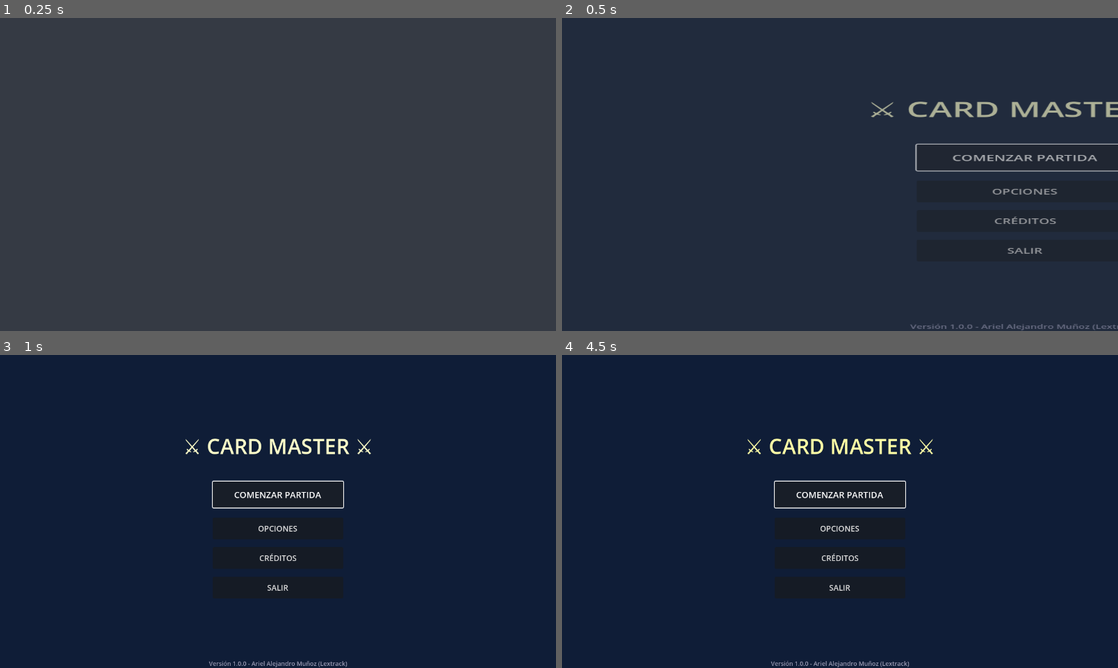
Above: before the commit, frames 1-4 (two rows, left to right).
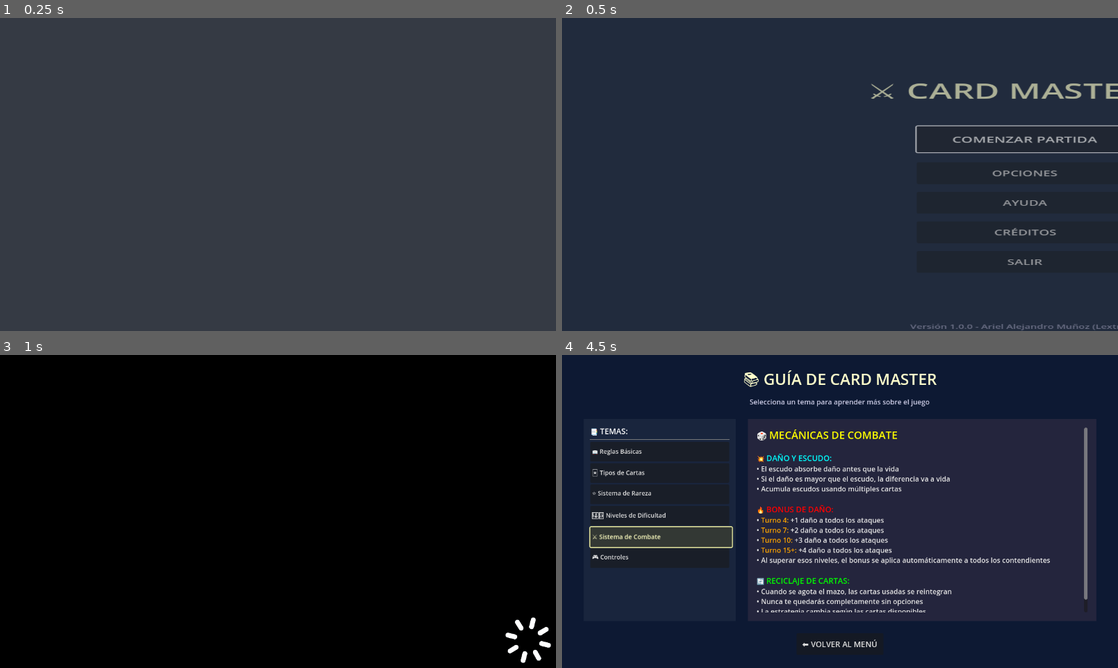
Above: after the commit, the same moments.

Repository: lextrack/Cards
Game: Godot game, scene res://scenes/MainMenu.tscn
The game is run twice, just before and just after one commit, with the same random seed, the same clock (stepped at 60 frames per second) and the same inputs.
Inputs (mouse positions are in pixels of both pictures, inside the frame that each line leads up to):
- Up to frame 1 (0.25 s): no input
- Up to frame 2 (0.5 s): no input
- Up to frame 3 (1 s): click (461, 539) at 0.5 s, where only the run after the commit has a clickable "AYUDA"
- Up to frame 4 (4.5 s): click (662, 452) at 1.25 s, where only the run after the commit has a clickable "📖 Reglas Básicas"; click (662, 473) at 2 s, where only the run after the commit has a clickable "🃏 Tipos de Cartas"; click (662, 495) at 2.75 s, where only the run after the commit has a clickable "⭐ Sistema de Rareza"; click (662, 514) at 3.5 s, where only the run after the commit has a clickable "🎚️ Niveles de Dificultad"; click (662, 536) at 4.25 s, where only the run after the commit has a clickable "⚔️ Sistema de Combate"

Frame 1 is identical in both runs. In frame 2, 3.7% of the frame differs, in the area x 55-100%, y 20-79%; in frame 3, 100%, in the area x 0-100%, y 0-100%; in frame 4, 9.4%.

Commit message:
New helpmenu scene

Diff:
--- /dev/null
+++ b/scenes/HelpMenu.tscn
@@ -0,0 +1,175 @@
+[gd_scene load_steps=2 format=3 uid="uid://c1ejnsrjlokjm"]
+
+[ext_resource type="Script" uid="uid://cxiev32ucvdht" path="res://scripts/HelpMenu.gd" id="1_6vayk"]
+
+[node name="HelpMenu" type="Control"]
+layout_mode = 3
+anchors_preset = 15
+anchor_right = 1.0
+anchor_bottom = 1.0
+grow_horizontal = 2
+grow_vertical = 2
+script = ExtResource("1_6vayk")
+
+[node name="BackgroundLayer" type="Control" parent="."]
+layout_mode = 1
+anchors_preset = 15
+anchor_right = 1.0
+anchor_bottom = 1.0
+grow_horizontal = 2
+grow_vertical = 2
+mouse_filter = 2
+
+[node name="BackgroundGradient" type="ColorRect" parent="BackgroundLayer"]
+layout_mode = 1
+anchors_preset = 15
+anchor_right = 1.0
+anchor_bottom = 1.0
+grow_horizontal = 2
+grow_vertical = 2
+mouse_filter = 2
+color = Color(0.05, 0.1, 0.2, 1)
+
+[node name="MainContainer" type="VBoxContainer" parent="."]
+layout_mode = 1
+anchors_preset = 15
+anchor_right = 1.0
+anchor_bottom = 1.0
+offset_left = 50.0
+offset_top = 30.0
+offset_right = -50.0
+offset_bottom = -30.0
+grow_horizontal = 2
+grow_vertical = 2
+
+[node name="HeaderContainer" type="VBoxContainer" parent="MainContainer"]
+layout_mode = 2
+size_flags_vertical = 0
+alignment = 1
+
+[node name="Title" type="Label" parent="MainContainer/HeaderContainer"]
+layout_mode = 2
+theme_override_colors/font_color = Color(1, 1, 0.8, 1)
+theme_override_font_sizes/font_size = 36
+text = "📚 GUÍA DE CARD MASTER"
+horizontal_alignment = 1
+
+[node name="Subtitle" type="Label" parent="MainContainer/HeaderContainer"]
+layout_mode = 2
+theme_override_colors/font_color = Color(0.8, 0.8, 0.9, 1)
+theme_override_font_sizes/font_size = 16
+text = "Selecciona un tema para aprender más sobre el juego"
+horizontal_alignment = 1
+
+[node name="Spacer1" type="Control" parent="MainContainer"]
+custom_minimum_size = Vector2(0, 20)
+layout_mode = 2
+
+[node name="ContentContainer" type="HBoxContainer" parent="MainContainer"]
+layout_mode = 2
+size_flags_vertical = 3
+
+[node name="TopicsPanel" type="Panel" parent="MainContainer/ContentContainer"]
+custom_minimum_size = Vector2(350, 0)
+layout_mode = 2
+size_flags_horizontal = 0
+size_flags_vertical = 3
+
+[node name="TopicsPanelBG" type="ColorRect" parent="MainContainer/ContentContainer/TopicsPanel"]
+layout_mode = 1
+anchors_preset = 15
+anchor_right = 1.0
+anchor_bottom = 1.0
+grow_horizontal = 2
+grow_vertical = 2
+color = Color(0.1, 0.15, 0.25, 0.9)
+
+[node name="TopicsContainer" type="VBoxContainer" parent="MainContainer/ContentContainer/TopicsPanel"]
+layout_mode = 1
+anchors_preset = 15
+anchor_right = 1.0
+anchor_bottom = 1.0
+offset_left = 15.0
+offset_top = 15.0
+offset_right = -15.0
+offset_bottom = -15.0
+grow_horizontal = 2
+grow_vertical = 2
+
+[node name="TopicsTitle" type="Label" parent="MainContainer/ContentContainer/TopicsPanel/TopicsContainer"]
+layout_mode = 2
+theme_override_colors/font_color = Color(1, 1, 1, 1)
+theme_override_font_sizes/font_size = 18
+text = "📑 TEMAS:"
+
+[node name="TopicsSeparator" type="HSeparator" parent="MainContainer/ContentContainer/TopicsPanel/TopicsContainer"]
+layout_mode = 2
+
+[node name="TopicsButtonsContainer" type="VBoxContainer" parent="MainContainer/ContentContainer/TopicsPanel/TopicsContainer"]
+layout_mode = 2
+size_flags_vertical = 3
+
+[node name="Spacer2" type="Control" parent="MainContainer/ContentContainer"]
+custom_minimum_size = Vector2(20, 0)
+layout_mode = 2
+
+[node name="ContentPanel" type="Panel" parent="MainContainer/ContentContainer"]
+layout_mode = 2
+size_flags_horizontal = 3
+size_flags_vertical = 3
+
+[node name="ContentPanelBG" type="ColorRect" parent="MainContainer/ContentContainer/ContentPanel"]
+layout_mode = 1
+anchors_preset = 15
+anchor_right = 1.0
+anchor_bottom = 1.0
+grow_horizontal = 2
+grow_vertical = 2
+color = Color(0.15, 0.15, 0.25, 0.9)
+
+[node name="ContentScrollContainer" type="ScrollContainer" parent="MainContainer/ContentContainer/ContentPanel"]
+layout_mode = 1
+anchors_preset = 15
+anchor_right = 1.0
+anchor_bottom = 1.0
+offset_left = 20.0
+offset_top = 20.0
+offset_right = -20.0
+offset_bottom = -20.0
+grow_horizontal = 2
+grow_vertical = 2
+
+[node name="ContentLabel" type="RichTextLabel" parent="MainContainer/ContentContainer/ContentPanel/ContentScrollContainer"]
+layout_mode = 2
+size_flags_horizontal = 3
+size_flags_vertical = 3
+theme_override_colors/default_color = Color(0.9, 0.9, 0.9, 1)
+theme_override_font_sizes/normal_font_size = 16
+bbcode_enabled = true
+text = "Selecciona un tema de la izquierda para ver su contenido aquí.
+
+Este es el sistema de ayuda interactivo de Card Master. Aquí encontrarás toda la información que necesitas para dominar el juego."
+fit_content = true
+
+[node name="Spacer3" type="Control" parent="MainContainer"]
+custom_minimum_size = Vector2(0, 20)
+layout_mode = 2
+
+[node name="ButtonsContainer" type="HBoxContainer" parent="MainContainer"]
+layout_mode = 2
+size_flags_vertical = 0
+alignment = 1
+
+[node name="BackButton" type="Button" parent="MainContainer/ButtonsContainer"]
+custom_minimum_size = Vector2(200, 50)
+layout_mode = 2
+theme_override_font_sizes/font_size = 18
+text = "⬅️ VOLVER AL MENÚ"
+
+[node name="AudioManager" type="Node" parent="."]
+
+[node name="UIPlayer" type="AudioStreamPlayer" parent="AudioManager"]
+volume_db = -5.0
+
+[node name="HoverPlayer" type="AudioStreamPlayer" parent="AudioManager"]
+volume_db = -12.0
--- a/scenes/MainMenu.tscn
+++ b/scenes/MainMenu.tscn
@@ -98,6 +98,17 @@
 custom_minimum_size = Vector2(0, 10)
 layout_mode = 2
 
+[node name="HelpButton" type="Button" parent="MenuContainer/ButtonsContainer"]
+custom_minimum_size = Vector2(300, 50)
+layout_mode = 2
+size_flags_horizontal = 4
+theme_override_font_sizes/font_size = 18
+text = "AYUDA"
+
+[node name="Spacer4" type="Control" parent="MenuContainer/ButtonsContainer"]
+custom_minimum_size = Vector2(0, 10)
+layout_mode = 2
+
 [node name="CreditsButton" type="Button" parent="MenuContainer/ButtonsContainer"]
 custom_minimum_size = Vector2(300, 50)
 layout_mode = 2
@@ -105,7 +116,7 @@
 theme_override_font_sizes/font_size = 18
 text = "CRÉDITOS"
 
-[node name="Spacer4" type="Control" parent="MenuContainer/ButtonsContainer"]
+[node name="Spacer5" type="Control" parent="MenuContainer/ButtonsContainer"]
 custom_minimum_size = Vector2(0, 10)
 layout_mode = 2
 
--- /dev/null
+++ b/scripts/HelpMenu.gd
@@ -0,0 +1,246 @@
+extends Control
+
+@onready var topics_buttons_container = $MainContainer/ContentContainer/TopicsPanel/TopicsContainer/TopicsButtonsContainer
+@onready var content_label = $MainContainer/ContentContainer/ContentPanel/ContentScrollContainer/ContentLabel
+@onready var back_button = $MainContainer/ButtonsContainer/BackButton
+@onready var ui_player = $AudioManager/UIPlayer
+@onready var hover_player = $AudioManager/HoverPlayer
+
+var is_transitioning: bool = false
+var selected_topic_button: Button = null
+
+var help_topics = {
+	"📖 Reglas Básicas": """[font_size=24][color=yellow]⚔️ REGLAS DEL JUEGO[/color][/font_size]
+
+[font_size=18][color=lightblue]🎯 OBJETIVO:[/color][/font_size]
+Reduce la vida del oponente a 0 para ganar la partida.
+
+[font_size=18][color=lightblue]🎮 TURNOS:[/color][/font_size]
+• Cada turno recibes maná completo y robas cartas
+• Puedes jugar cartas pagando su costo de maná
+• Tienes un límite de cartas por turno (según dificultad)
+• Al terminar tu turno, el oponente juega
+
+[font_size=18][color=lightblue]💎 RECURSOS:[/color][/font_size]
+• [color=red]VIDA[/color]: Si llega a 0, pierdes la partida
+• [color=cyan]MANÁ[/color]: Se usa para jugar cartas, se regenera cada turno
+• [color=orange]CARTAS[/color]: Tu arsenal: según la dificultad, puedes usar hasta 4 o 5 cartas por turno
+• [color=white]MAZOS[/color]: Cantidad de cartas disponible (se repone automáticamente, nunca te faltan)""",
+
+	"🃏 Tipos de Cartas": """[font_size=24][color=yellow]🗂️ TIPOS DE CARTAS[/color][/font_size]
+
+[font_size=18][color=red]⚔️ CARTAS DE ATAQUE:[/color][/font_size]
+• Causan daño directo al oponente
+• Primero afectan el escudo, luego la vida
+• Ejemplos de ese tipo: Golpe Básico (1 daño), Espada Afilada (5 daño)
+
+[font_size=18][color=green]💚 CARTAS DE CURACIÓN:[/color][/font_size]
+• Restauran tu vida perdida
+• Puedes usarlos incluso excediendo tu vida máxima
+• Ejemplos: Vendaje (2 vida), Poción Mayor (8 vida)
+
+[font_size=18][color=cyan]🛡️ CARTAS DE ESCUDO:[/color][/font_size]
+• Absorben el daño recibido
+• Se acumulan si usas varias seguidas
+• No se regeneran automáticamente
+• Ejemplos: Bloqueo (2 escudo), Escudo Reforzado (6 escudo)""",
+
+	"⭐ Sistema de Rareza": """[font_size=24][color=yellow]💎 RAREZA DE CARTAS[/color][/font_size]
+
+[font_size=18][color=white]⚪ COMUNES (Blancas):[/color][/font_size]
+• Cartas básicas y equilibradas
+• Aparecen frecuentemente
+• Efectos simples pero útiles
+• Ejemplo: Golpe Básico, Vendaje
+
+[font_size=18][color=green]🟢 POCO COMUNES (Verdes):[/color][/font_size]
+• Efectos más potentes que las comunes
+• Aparecen ocasionalmente
+• Mayor brillo visual
+• Ejemplo: Espada Afilada, Poción
+
+[font_size=18][color=cyan]🔵 RARAS (Azules):[/color][/font_size]
+• Cartas muy poderosas
+• Solo a veces aparecen
+• Brillo azul distintivo
+• Ejemplo: Golpe Crítico, Curación Mayor
+
+[font_size=18][color=magenta]🟣 ÉPICAS (Púrpuras):[/color][/font_size]
+• Las más poderosas del juego
+• Efectos devastadores
+• Ejemplo: Aniquilación (20 daño), Regeneración (12 vida)""",
+
+	"🎚️ Niveles de Dificultad": """[font_size=24][color=yellow]⚖️ DIFICULTADES DISPONIBLES[/color][/font_size]
+
+[font_size=18][color=green]🟢 NORMAL:[/color][/font_size]
+[color=lightblue]👤 Jugador:[/color] 35 HP, 10 Maná, 2 cartas/turno, 5 en mano
+[color=orange]🤖 IA:[/color] 35 HP, 10 Maná, estrategia equilibrada
+
+[font_size=18][color=orange]🟠 DIFÍCIL:[/color][/font_size]
+[color=lightblue]👤 Jugador:[/color] 33 HP, 10 Maná, 1 carta/turno, 5 en mano
+[color=orange]🤖 IA:[/color] 35 HP, 10 Maná, estrategia agresiva
+
+[font_size=18][color=red]🔴 EXPERTO:[/color][/font_size]
+[color=lightblue]👤 Jugador:[/color] 30 HP, 8 Maná, 1 carta/turno, 4 en mano
+[color=orange]🤖 IA:[/color] 38 HP, 12 Maná, estrategia brutal""",
+
+	"⚔️ Sistema de Combate": """[font_size=24][color=yellow]🎲 MECÁNICAS DE COMBATE[/color][/font_size]
+
+[font_size=18][color=cyan]💥 DAÑO Y ESCUDO:[/color][/font_size]
+• El escudo absorbe daño antes que la vida
+• Si el daño es mayor que el escudo, la diferencia va a vida
+• Acumula escudos usando múltiples cartas
+
+[font_size=18][color=red]🔥 BONUS DE DAÑO:[/color][/font_size]
+• [color=orange]Turno 4:[/color] +1 daño a todos los ataques
+• [color=orange]Turno 7:[/color] +2 daño a todos los ataques
+• [color=orange]Turno 10:[/color] +3 daño a todos los ataques
+• [color=orange]Turno 15+:[/color] +4 daño a todos los ataques
+• Al superar esos niveles, el bonus se aplica automáticamente a todos los contendientes
+
+[font_size=18][color=green]🔄 RECICLAJE DE CARTAS:[/color][/font_size]
+• Cuando se agota el mazo, las cartas usadas se reintegran
+• Nunca te quedarás completamente sin opciones
+• La estrategia cambia según las cartas disponibles
+• En general, el reciclaje y retiro/robo de cartas es automático, no debes hacer nada""",
+
+	"🎮 Controles": """[font_size=24][color=yellow]🕹️ CONTROLES DEL JUEGO[/color][/font_size]
+
+[font_size=18][color=white]⌨️ TECLADO:[/color][/font_size]
+• [color=cyan]Flechas:[/color] Navegar menús y seleccionar cartas
+• [color=cyan]Enter:[/color] Confirmar selección
+• [color=cyan]Escape:[/color] Cancelar/Volver/Menú principal
+• [color=cyan]R:[/color] Reiniciar partida (durante el juego)
+
+[font_size=18][color=white]🎮 MANDO:[/color][/font_size]
+• [color=cyan]D-Pad/Stick izquierdo:[/color] Navegación
+• [color=cyan]Botón A:[/color] Confirmar/Seleccionar
+• [color=cyan]Botón B:[/color] Cancelar/Volver
+
+[font_size=18][color=white]🖱️ RATÓN:[/color][/font_size]
+• [color=cyan]Click:[/color] Seleccionar cartas y botones
+• [color=cyan]Hover:[/color] Previsualizar cartas
+• [color=cyan]Interfaz:[/color] Completamente clickeable"""
+}
+
+func _ready():
+	setup_topics()
+	setup_buttons()
+
+	await handle_scene_entrance()
+
+	if topics_buttons_container.get_child_count() > 0:
+		topics_buttons_container.get_child(0).grab_focus()
+
+func handle_scene_entrance():
+	await get_tree().process_frame
+
+	if TransitionManager and TransitionManager.current_overlay:
+		if (TransitionManager.current_overlay.has_method("is_ready") and
+			TransitionManager.current_overlay.is_ready() and
+			TransitionManager.current_overlay.has_method("is_covering") and
+			TransitionManager.current_overlay.is_covering()):
+
+			await TransitionManager.current_overlay.fade_out(0.3)
+		else:
+			play_entrance_animation()
+	else:
+		play_entrance_animation()
+
+func play_entrance_animation():
+	modulate.a = 0.0
+	scale = Vector2(0.95, 0.95)
+
+	var tween = create_tween()
+	tween.set_parallel(true)
+	tween.tween_property(self, "modulate:a", 1.0, 0.5)
+	tween.tween_property(self, "scale", Vector2(1.0, 1.0), 0.4)
+
+func setup_topics():
+	var first_topic = true
+
+	for topic_name in help_topics.keys():
+		var topic_button = Button.new()
+		topic_button.text = topic_name
+		topic_button.size_flags_horizontal = Control.SIZE_EXPAND_FILL
+		topic_button.custom_minimum_size.y = 45
+		topic_button.add_theme_font_size_override("font_size", 14)
+		topic_button.alignment = HORIZONTAL_ALIGNMENT_LEFT
+
+		topics_buttons_container.add_child(topic_button)
+
+		topic_button.pressed.connect(_on_topic_selected.bind(topic_name, topic_button))
+		topic_button.mouse_entered.connect(_on_button_hover.bind(topic_button))
+		topic_button.focus_entered.connect(_on_button_focus.bind(topic_button))
+
+		if first_topic:
+			_on_topic_selected(topic_name, topic_button)
+			first_topic = false
+
+func setup_buttons():
+	back_button.pressed.connect(_on_back_pressed)
+	back_button.mouse_entered.connect(_on_button_hover.bind(back_button))
+	back_button.focus_entered.connect(_on_button_focus.bind(back_button))
+
+func _on_topic_selected(topic_name: String, button: Button):
+	if selected_topic_button:
+		selected_topic_button.modulate = Color.WHITE
+
+	selected_topic_button = button
+	button.modulate = Color(1.2, 1.2, 0.8, 1)
+
+	content_label.text = help_topics[topic_name]
+
+	play_ui_sound("select")
+
+func _on_back_pressed():
+	if is_transitioning:
+		return
+
+	is_transitioning = true
+	play_ui_sound("button_click")
+
+	TransitionManager.fade_to_scene("res://scenes/MainMenu.tscn", 0.8)
+
+func _on_button_hover(button: Button):
+	play_hover_sound()
+
+	var tween = create_tween()
+	tween.tween_property(button, "scale", Vector2(1.02, 1.02), 0.1)
+
+	if not button.mouse_exited.is_connected(_on_button_unhover):
+		button.mouse_exited.connect(_on_button_unhover.bind(button))
+
+func _on_button_unhover(button: Button):
+	var tween = create_tween()
+	tween.tween_property(button, "scale", Vector2(1.0, 1.0), 0.1)
+
+func _on_button_focus(button: Button):
+	play_hover_sound()
+
+func play_ui_sound(sound_type: String):
+	match sound_type:
+		"button_click", "select":
+			if ui_player.stream != preload("res://audio/ui/button_click.wav"):
+				ui_player.stream = preload("res://audio/ui/button_click.wav")
+			ui_player.play()
+		_:
+			pass
+
+func play_hover_sound():
+	pass
+
+func _input(event):
+	if is_transitioning:
+		return
+
+	if event.is_action_pressed("ui_cancel") or event.is_action_pressed("gamepad_cancel"):
+		_on_back_pressed()
+	elif event.is_action_pressed("ui_accept") or event.is_action_pressed("gamepad_accept"):
+		if back_button.has_focus():
+			_on_back_pressed()
+		else:
+			for child in topics_buttons_container.get_children():
+				if child.has_focus():
+					child.pressed.emit()
+					break
--- a/scripts/MainMenu.gd
+++ b/scripts/MainMenu.gd
@@ -2,6 +2,7 @@
 
 @onready var play_button = $MenuContainer/ButtonsContainer/PlayButton
 @onready var options_button = $MenuContainer/ButtonsContainer/OptionsButton
+@onready var help_button = $MenuContainer/ButtonsContainer/HelpButton
 @onready var credits_button = $MenuContainer/ButtonsContainer/CreditsButton
 @onready var exit_button = $MenuContainer/ButtonsContainer/ExitButton
 
@@ -44,10 +45,11 @@
 func setup_buttons():
 	play_button.pressed.connect(_on_play_pressed)
 	options_button.pressed.connect(_on_options_pressed)
+	help_button.pressed.connect(_on_help_pressed)
 	credits_button.pressed.connect(_on_credits_pressed)
 	exit_button.pressed.connect(_on_exit_pressed)
 
-	var buttons = [play_button, options_button, credits_button, exit_button]
+	var buttons = [play_button, options_button, help_button, credits_button, exit_button]
 	for button in buttons:
 		button.mouse_entered.connect(_on_button_hover.bind(button))
 		button.focus_entered.connect(_on_button_focus.bind(button))
@@ -81,6 +83,15 @@
 	play_ui_sound("button_click")
 
 	TransitionManager.fade_to_scene("res://scenes/DifficultyMenu.tscn", 1.0)
+
+func _on_help_pressed():
+	if is_transitioning:
+		return
+
+	is_transitioning = true
+	play_ui_sound("button_click")
+
+	TransitionManager.fade_to_scene("res://scenes/HelpMenu.tscn", 1.0)
 
 func _on_options_pressed():
 	if is_transitioning:
@@ -209,6 +220,8 @@
 			_on_play_pressed()
 		elif options_button.has_focus():
 			_on_options_pressed()
+		elif help_button.has_focus():
+			_on_help_pressed()
 		elif credits_button.has_focus():
 			_on_credits_pressed()
 		elif exit_button.has_focus():
Not shown, added: scripts/HelpMenu.gd.uid
